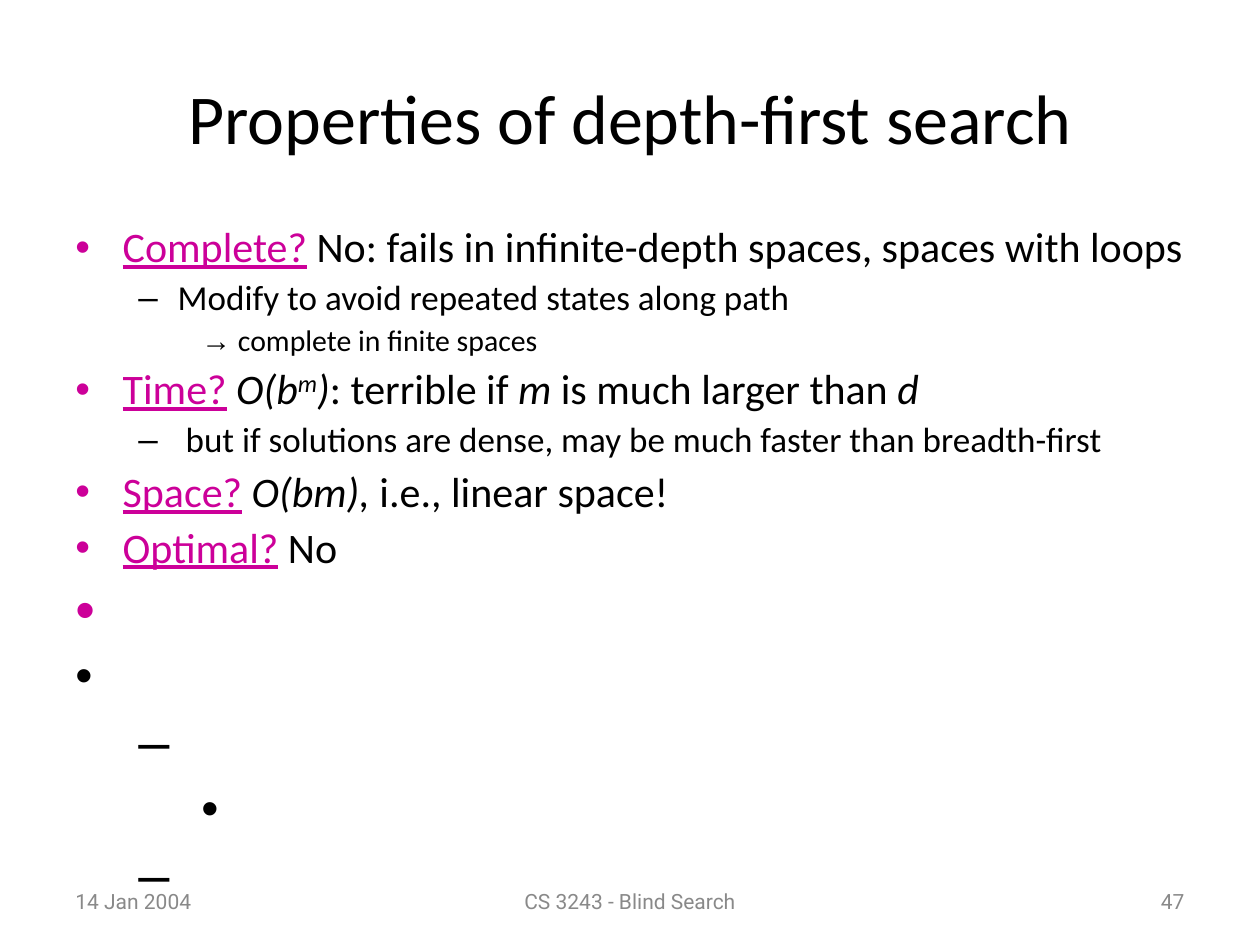
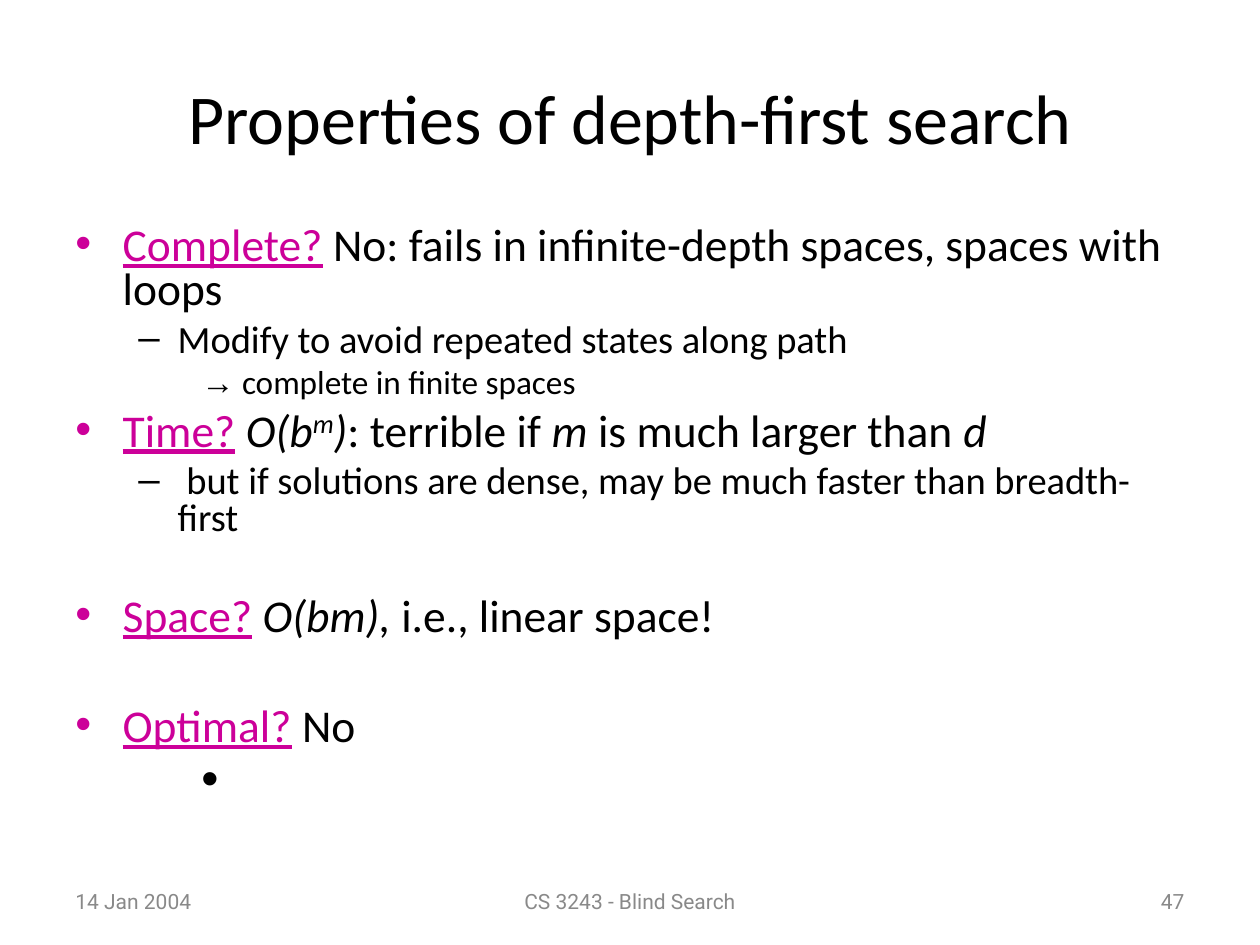
Before and after one commit to Rafi-afridi/Artificial_intelligence, a slide deck: slide 47 of Book slides/m3-search.ppt. Drawn at 1260x945 pixels with LibreOffice and Linux fonts; fonts in the diff are those of the drawing. Boxes give left, top, right and bottom in pixels: in the first picture for what was removed or moved away, otherwise in the second. Text is boxed around its words. In the diff, an @@ line names an element or a change of style, - is before the commit and + after.

```diff
--- a/Book slides/m3-search.ppt
+++ b/Book slides/m3-search.ppt
@@ text "Complete? No: fails in infinite-depth ..." at [123,229,1161,750]: size 24 to 26 pt in "Complete? No: fails in infinite-depth spaces, spaces ...", "Time? O(bm): terrible if m is much ...", "Space? O(bm), i.e., linear space!", "Optimal? No"; size 20 to 22 pt in "Modify to avoid repeated states along path", "but if solutions are dense, may be ..."; size 17 to 19 pt in "→ complete in finite spaces"; line spacing 0.9 to 0.8 @@
```
Also in this commit, not shown: 7 other slides changed, 8 other files.
